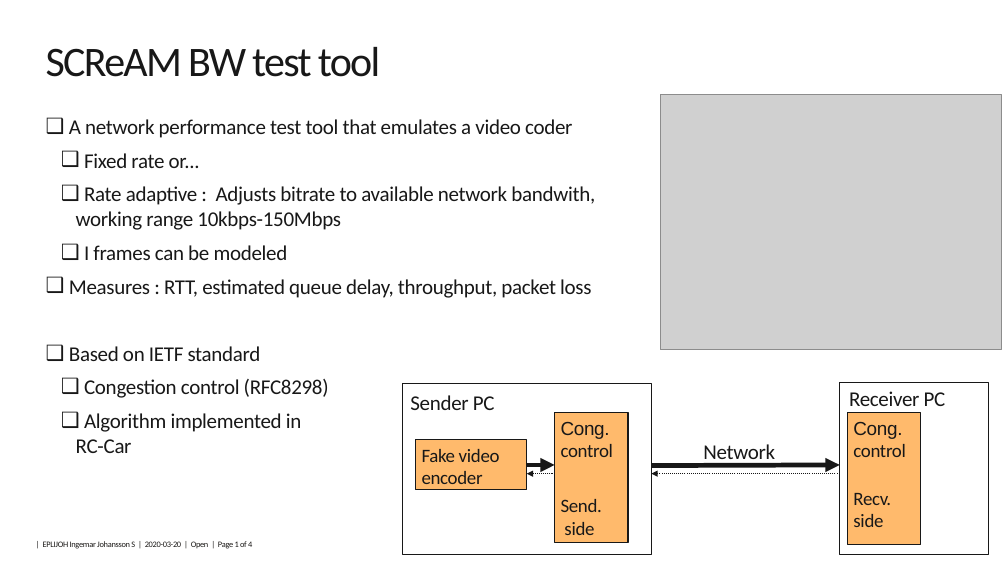
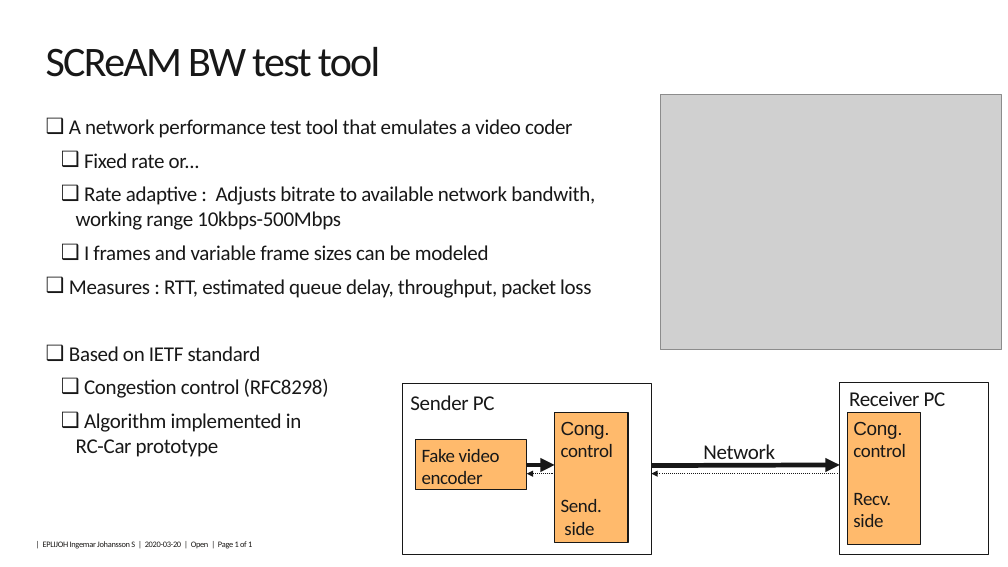
Before and after one commit to 5G-VCA-CC/scream, a slide deck: slide 1 of code/bw-test-tool/SCReAM-test-tool-one-pager.pptx. Drawn at 1008x567 pixels with LibreOffice and Linux fonts; fonts in the diff are those of the drawing; grey boxes stand for pictures; background and template pictures are left out. Boxes give left, top, right and bottom in pixels: in the first picture for what was removed or moved away, otherwise in the second. Text is boxed around its words. In the diff, an @@ line names an element or a change of style, - is before the commit and + after.

Commit message:
Small editorials

```diff
--- a/code/bw-test-tool/SCReAM-test-tool-one-pager.pptx
+++ b/code/bw-test-tool/SCReAM-test-tool-one-pager.pptx
@@ text at <box>76,186,595,260</box>: text changed @@
-  ❑ Rate adaptive : Adjusts bitrate to available network bandwith, working range 10kbps-150Mbps
-  ❑ I frames can be modeled
+  ❑ Rate adaptive : Adjusts bitrate to available network bandwith, working range 10kbps-500Mbps
+  ❑ I frames and variable frame sizes can be modeled
@@ text at <box>76,413,302,457</box>: text changed @@
-  ❑ Algorithm implemented in
-    RC-Car
+  ❑ Algorithm implemented in
+    RC-Car prototype
```
